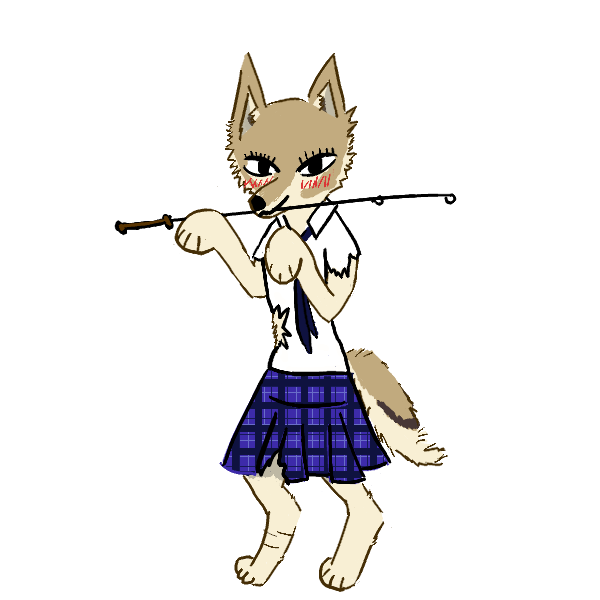
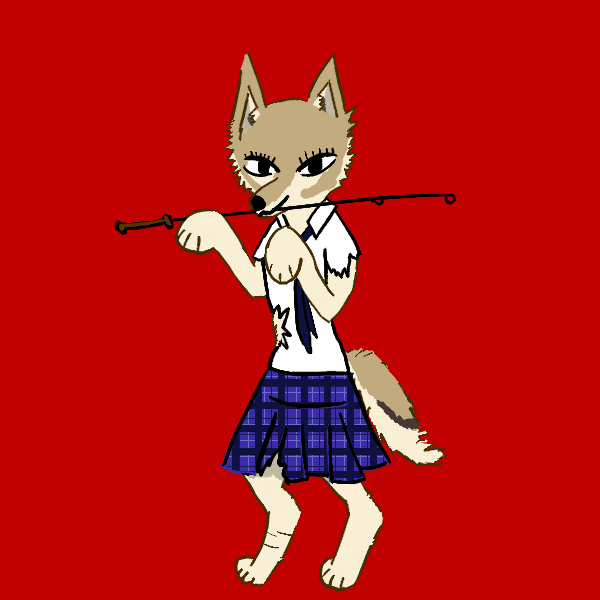
Layer changes from the first 600 × 600 image to the second:
renamed "outline\ #23" to "Blush", hid it over [243, 169, 334, 193]
renamed "outline\ #16" to "shirt outline", painted on it over [252, 196, 362, 374]
renamed "outline\ #20" to "tie color", painted on it over [298, 226, 319, 336]
renamed "outline\ #11" to "skirt outline", painted on it over [219, 366, 392, 486]
renamed "outline\ #6" to "main outline", painted on it over [173, 52, 448, 592]
renamed "outline\ #13" to "skirt pattern", painted on it over [223, 349, 390, 488]
renamed "outline\ #15" to "skirt color", painted on it over [223, 368, 386, 492]
renamed "outline\ #10" to "arms legs tail", painted on it over [175, 194, 444, 590]
renamed "outline\ #7" to "eyes nose", painted on it over [246, 131, 351, 212]
renamed "outline\ #17" to "shirt", painted on it over [253, 200, 360, 373]
renamed "outline\ #18" to "Neck", painted on it over [282, 196, 312, 245]
renamed "outline\ #8" to "face dark fur", painted on it over [226, 53, 355, 206]
renamed "outline\ #9" to "face light fur", painted on it over [207, 82, 355, 219]
showed "Background" over [0, 0, 600, 600]
